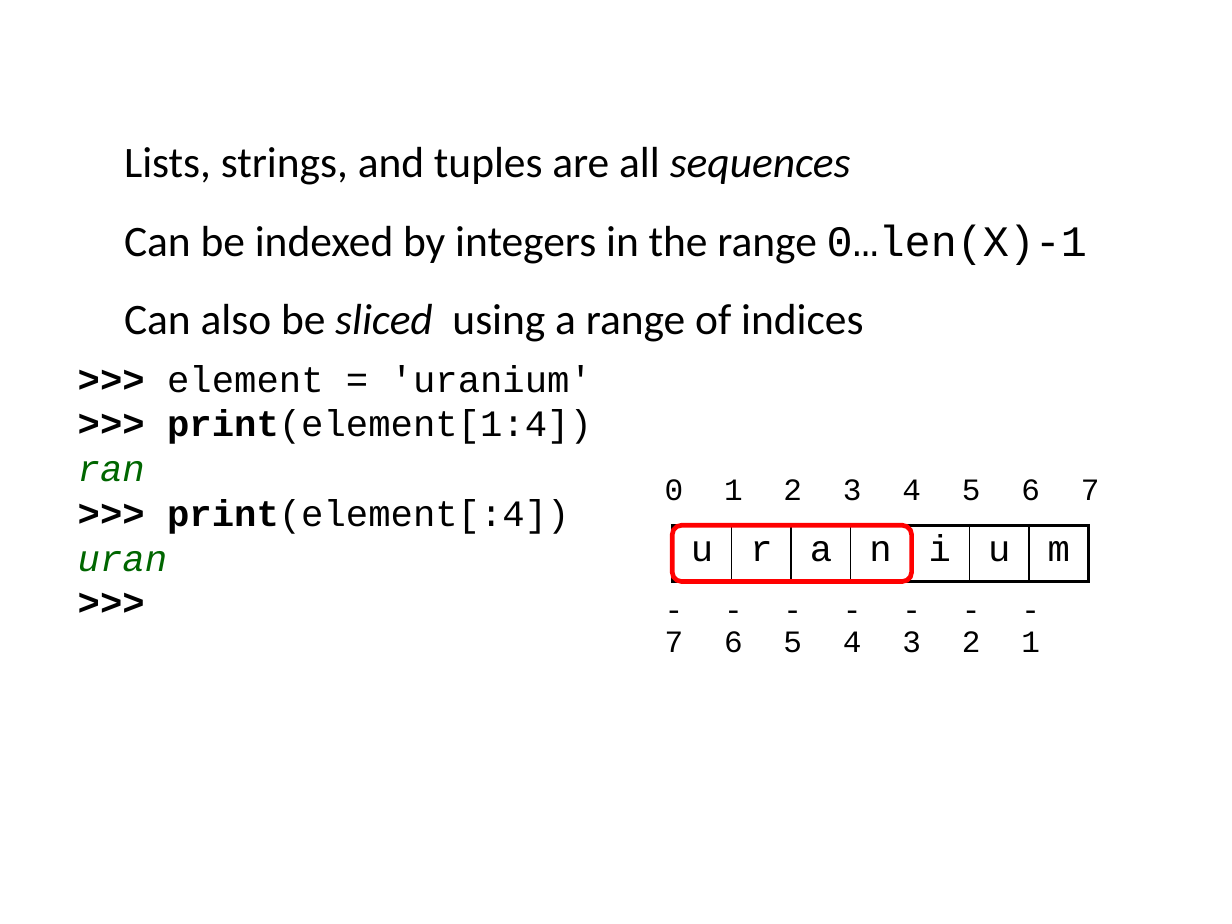
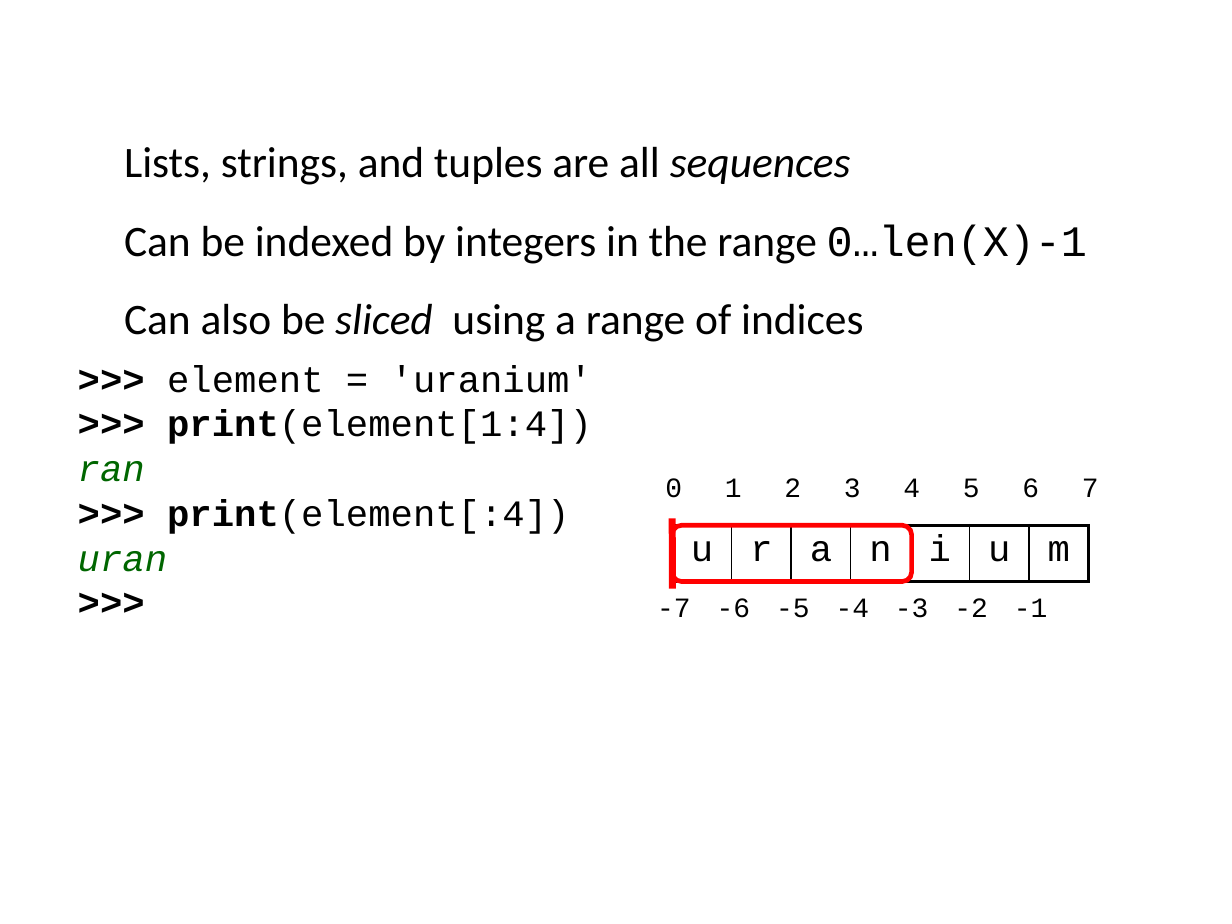
Before and after one commit to ncasuk/ncas-isc, a slide deck: slide 7 of python/presentations/learning_python/08_slice.pptx. Drawn at 1232x924 pixels with LibreOffice and Linux fonts; fonts in the diff are those of the drawing; background and template pictures are left out. Boxes give left, top, right and bottom in pixels: in the first picture for what was removed or moved away, otherwise in the second. Text is boxed around its words. In the diff, an @@ line names an element or a change of style, - is before the commit and + after.

```diff
--- a/python/presentations/learning_python/08_slice.pptx
+++ b/python/presentations/learning_python/08_slice.pptx
@@ table at (x1=644, y1=470, x2=1118, y2=621) @@
@@ size 20 to 18 pt @@
@@ line added from (673, 519) to (673, 589), #FF0000 4.5 pt @@
@@ table at (x1=644, y1=589, x2=1059, y2=670) @@
@@ size 20 to 18 pt @@
```
Also in this commit, not shown: 5 other slides changed, 3 other files.
